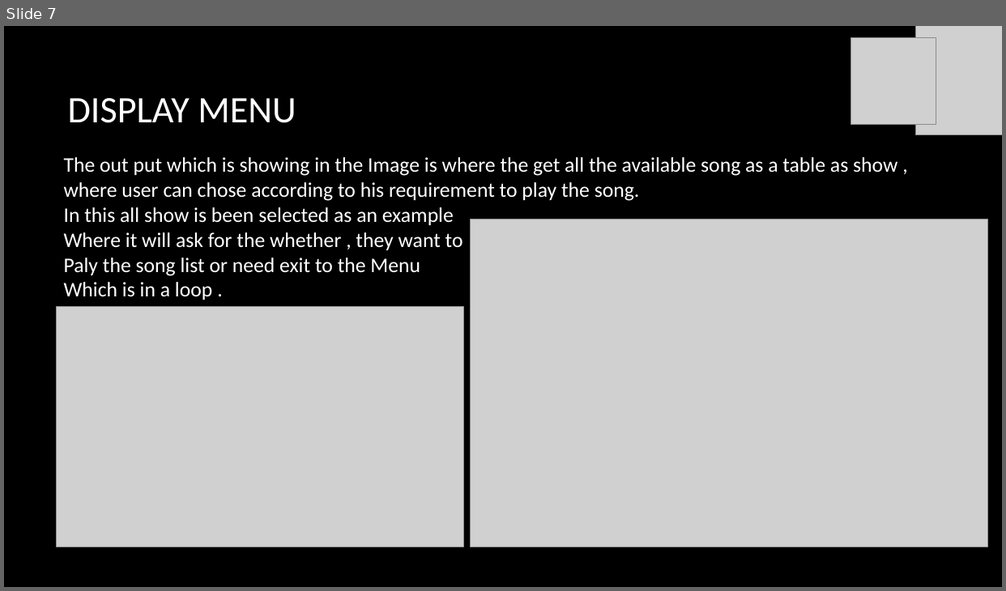
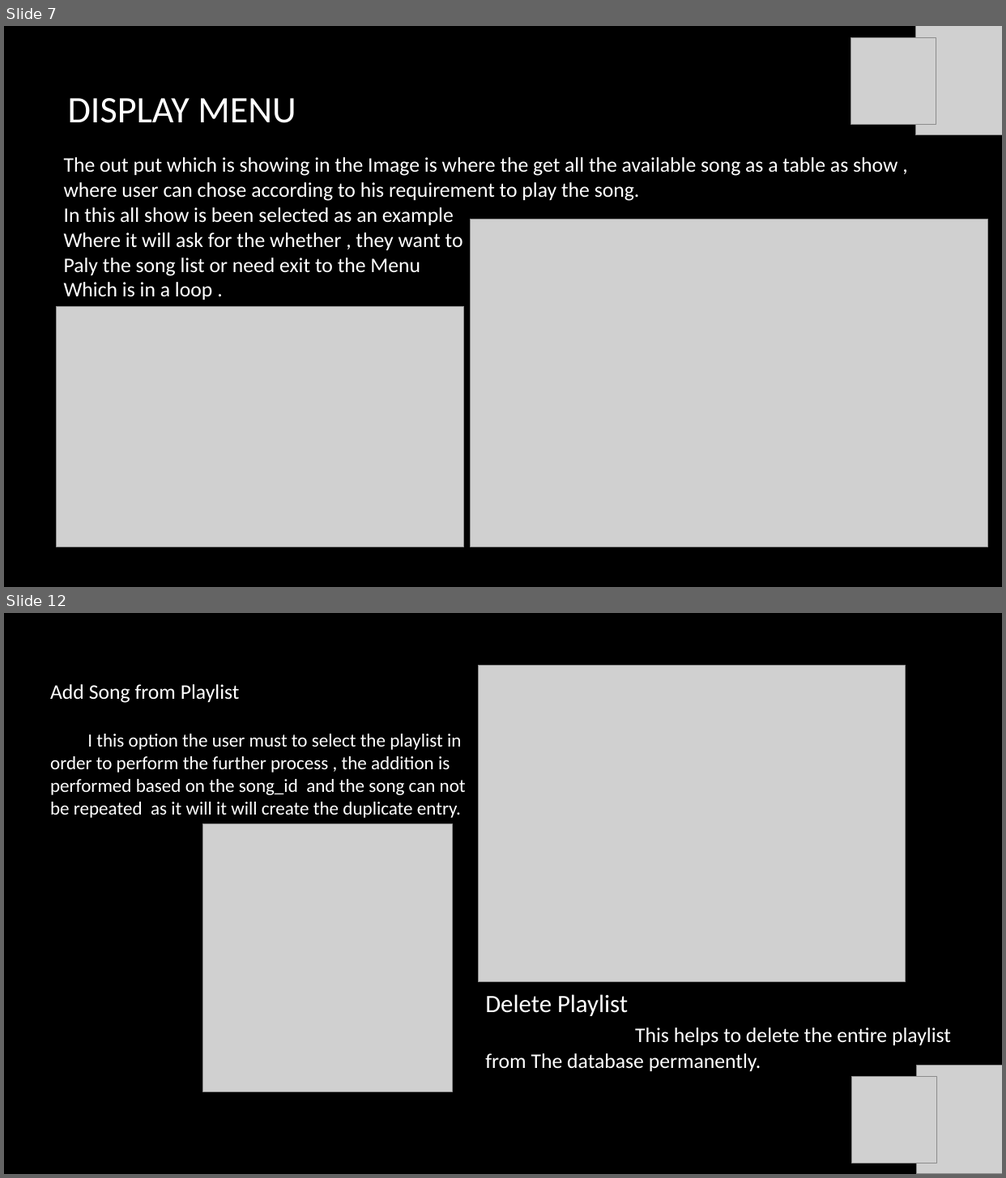
Before and after one commit to Selvam-ks/JukeBox, a slide deck: lib/Welcome to Jukebox.pptx. Shown one above the other, each under a label of ours: slide 7 before the commit, slides 7 and 12 after it; the slides between them are not shown. The pictures are 1006x591 and 1006x1178 pixels, drawn with LibreOffice and Linux fonts; fonts in the diff are those of the drawing; grey boxes stand for pictures; background and template pictures are left out. Boxes give left, top, right and bottom in pixels: in the first picture for what was removed or moved away, otherwise in the second. Text is boxed around its words. In the diff, an @@ line names an element or a change of style, - is before the commit and + after.

```diff
--- a/lib/Welcome to Jukebox.pptx
+++ b/lib/Welcome to Jukebox.pptx
@@ slide 12 added at <box>4,613,1002,1174</box>, background picture (left out) @@
@@ text added at <box>50,684,466,818</box>, 18 pt, text #FFFFFF @@
+Add Song from Playlist
+I this option the user must to select the playlist in order to perform the further process , the addition is performed based on the song_id and the song can not be repeated as it will it will create the duplicate entry.
@@ picture added at <box>478,666,906,982</box> @@
@@ picture added at <box>203,824,453,1093</box> @@
@@ text added at <box>485,995,951,1071</box>, 20 pt, text #FFFFFF @@
+Delete Playlist
+This helps to delete the entire playlist from The database permanently.
@@ picture added at <box>917,1065,1002,1174</box> @@
@@ picture added at <box>851,1077,937,1164</box> @@
```
Also in this commit, not shown: 1 slide changed, 7 other slides added, 1 slide removed, 11 other files.
